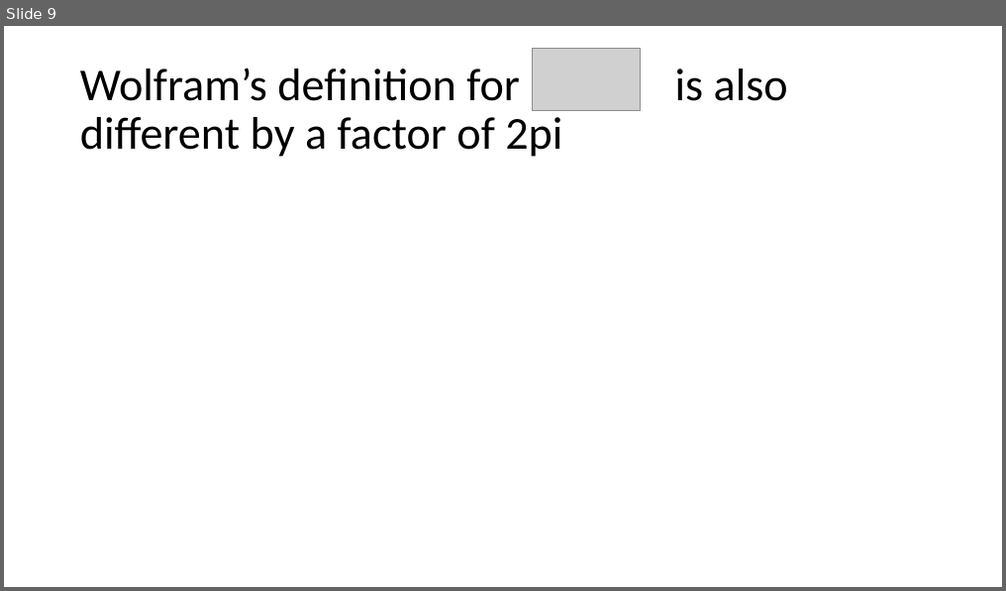
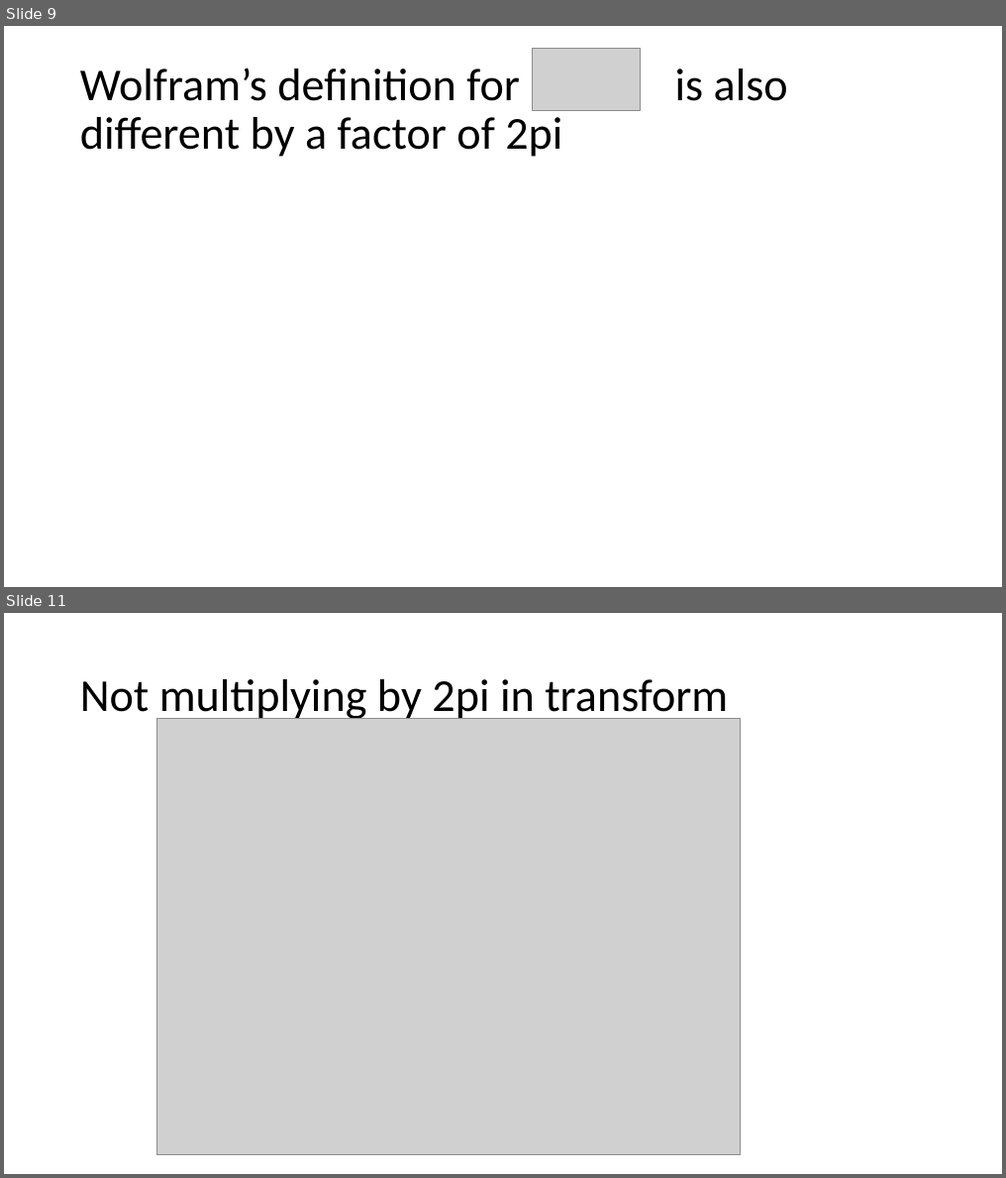
Before and after one commit to acs3235/BMIL, a slide deck: Research Update 4.5.2017.pptx. Shown one above the other, each under a label of ours: slide 9 before the commit, slides 9 and 11 after it; the slides between them are not shown. The pictures are 1006x591 and 1006x1178 pixels, drawn with LibreOffice and Linux fonts; fonts in the diff are those of the drawing; grey boxes stand for pictures. Boxes give left, top, right and bottom in pixels: in the first picture for what was removed or moved away, otherwise in the second. Text is boxed around its words. In the diff, an @@ line names an element or a change of style, - is before the commit and + after.

```diff
--- a/Research Update 4.5.2017.pptx
+++ b/Research Update 4.5.2017.pptx
@@ slide 11 added at <box>4,613,1002,1174</box>, background #FFFFFF @@
@@ title added at <box>80,679,728,723</box>, 44 pt, text #000000 @@
+Not multiplying by 2pi in transform
@@ picture added at <box>157,719,741,1155</box> @@
```
Also in this commit, not shown: 6 other slides added, 1 slide removed, 4 other files.
